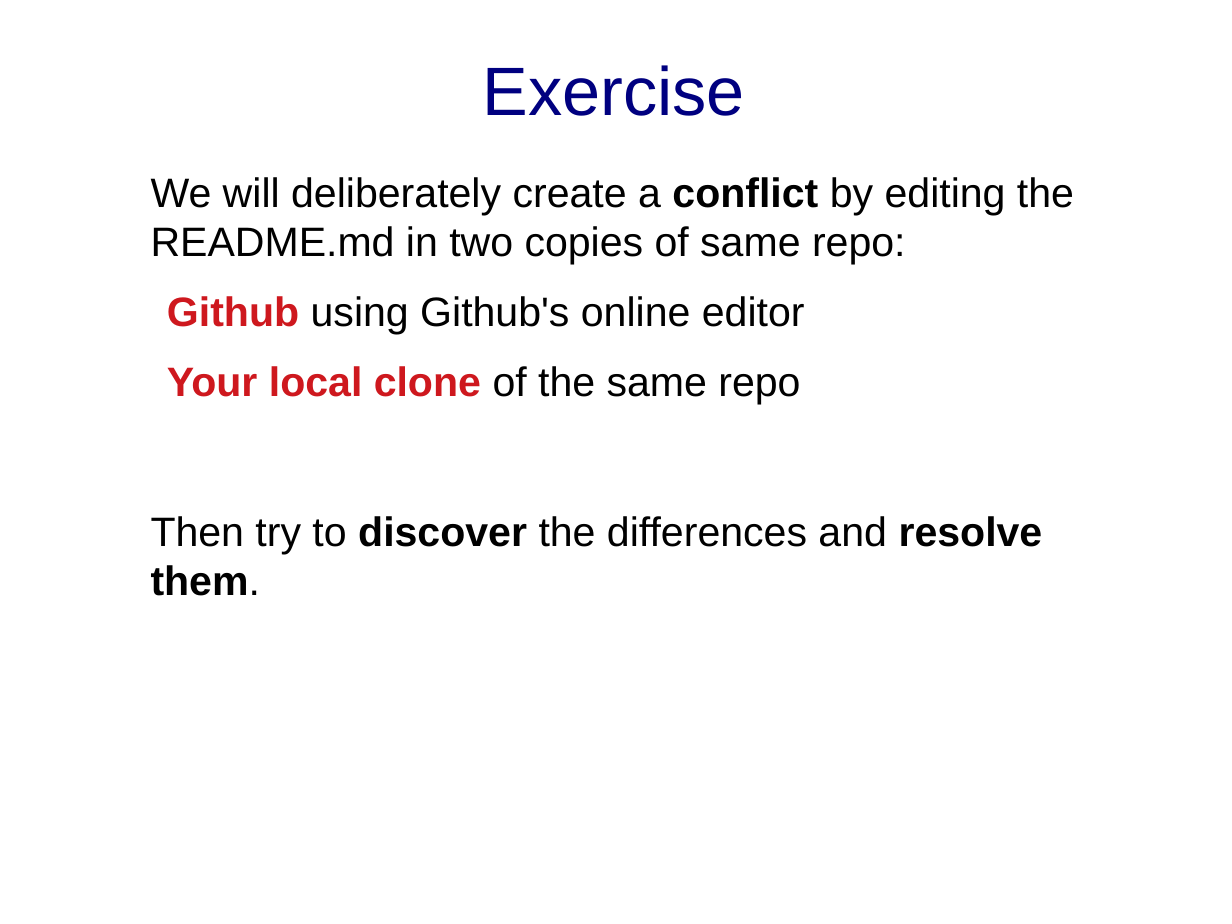
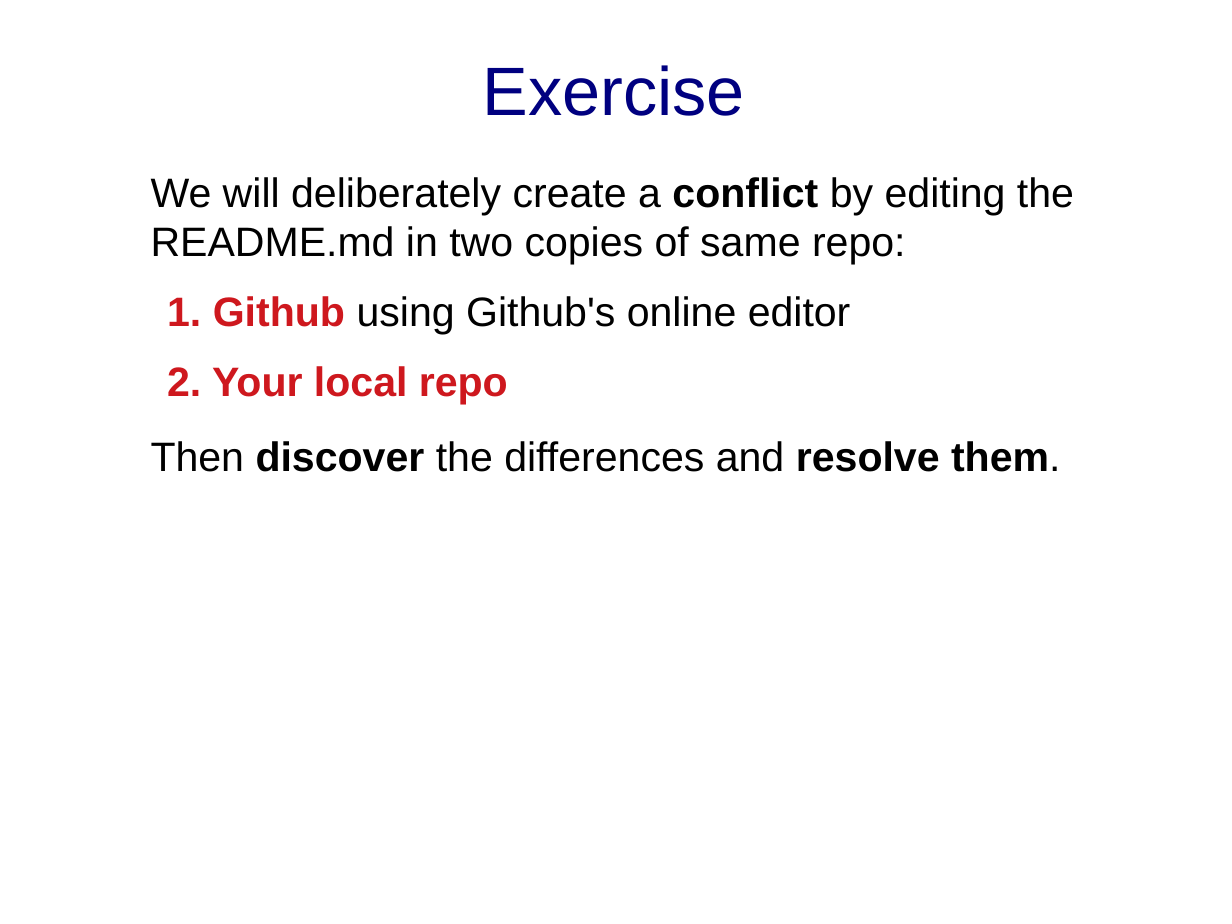
Before and after one commit to cpske/ISP, a slide deck: slide 2 of git/Merge-and-Conflict-Practice.ppt (slide 4 before the commit). Drawn at 1232x924 pixels with LibreOffice and Linux fonts; fonts in the diff are those of the drawing. Boxes give left, top, right and bottom in pixels: in the first picture for what was removed or moved away, otherwise in the second. Text is boxed around its words. In the diff, an @@ line names an element or a change of style, - is before the commit and + after.

Commit message:
update merge exercise

```diff
--- a/git/Merge-and-Conflict-Practice.ppt
+++ b/git/Merge-and-Conflict-Practice.ppt
@@ text at (151, 296, 1061, 472): text changed @@
-  Github using Github's online editor
-  Your local clone of the same repo
-Then try to discover the differences and resolve them.
+  1. Github using Github's online editor
+  2. Your local repo
+Then discover the differences and resolve them.
```
Also in this commit, not shown: 9 other slides changed, 3 slides added, 1 other file.
